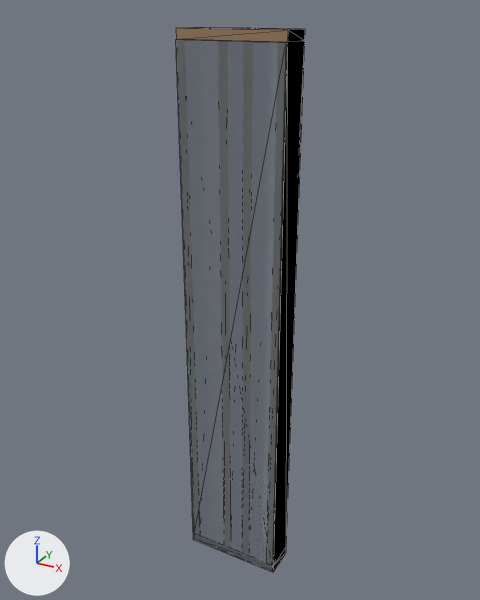
Two versions of the glTF model panels/EX8_FF.glb, one commit apart.
Both versions are drawn from a camera (50 mm lens) standing at (1.239, -2.244, 1.268) and looking at (-0.022, 0.049, 0.121). Every picture has the same lights, and +X, +Y and +Z are marked at lower left. The older version comes first. Mesh edges are drawn as thin lines. Vertices at exactly the same position are counted once.

In view in the first picture: 'EX8 FF'.
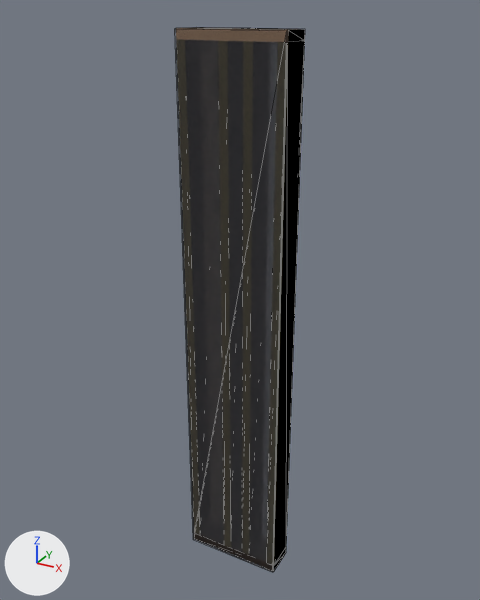
Edits to the bpy script that builds the scene:
```text
Change me_ex8_ff:
    where me_ex8_ff.from_pydata(...)  # 88 vertices, 132 faces, 132 loose edges; spans x -0.22..0.22, y -0.07..0.07, z -1.2..1.2
    used by ob_ex8_ff; location = (0.0, 0.0, 0.0)
    me_ex8_ff part 1
    me_ex8_ff.vertices[41].co: (-0.22, -0.07, -1.2) -> (0.22, -0.07, -1.2)  # pixel (193, 539) -> pixel (273, 571)
    me_ex8_ff.vertices[42].co: (0.22, -0.07, -1.2) -> (0.22, -0.07, 1.2)  # pixel (272, 572) -> pixel (287, 30)
    me_ex8_ff.vertices[43].co: (0.22, -0.07, -1.2) -> (-0.22, -0.07, 1.2)  # pixel (273, 571) -> pixel (176, 28)
    me_ex8_ff.vertices[44].co: (0.22, -0.07, 1.16) -> (-0.22, -0.07, -1.2)  # pixel (286, 42) -> pixel (193, 539)
    me_ex8_ff.vertices[45].co: (0.22, -0.07, 1.16) -> (-0.22, -0.07, 1.2)  # pixel (287, 42) -> pixel (174, 28)
    me_ex8_ff.vertices[46].co: (-0.22, -0.07, 1.16) -> (0.22, -0.07, 1.2)  # pixel (175, 39) -> pixel (286, 30)
    me_ex8_ff.vertices[47].co: (-0.22, -0.07, 1.16) -> (0.22, -0.07, -1.2)  # pixel (176, 39) -> pixel (272, 572)
```

Location of each change, (x1, y1, x2, y2) in pixels of the pictures (480 x 600 px; the box of a moved part takes in the faces that stretch with it):
part 1 of me_ex8_ff, moved or reshaped
    before: (175, 39, 288, 572)
    after: (175, 29, 288, 572)
